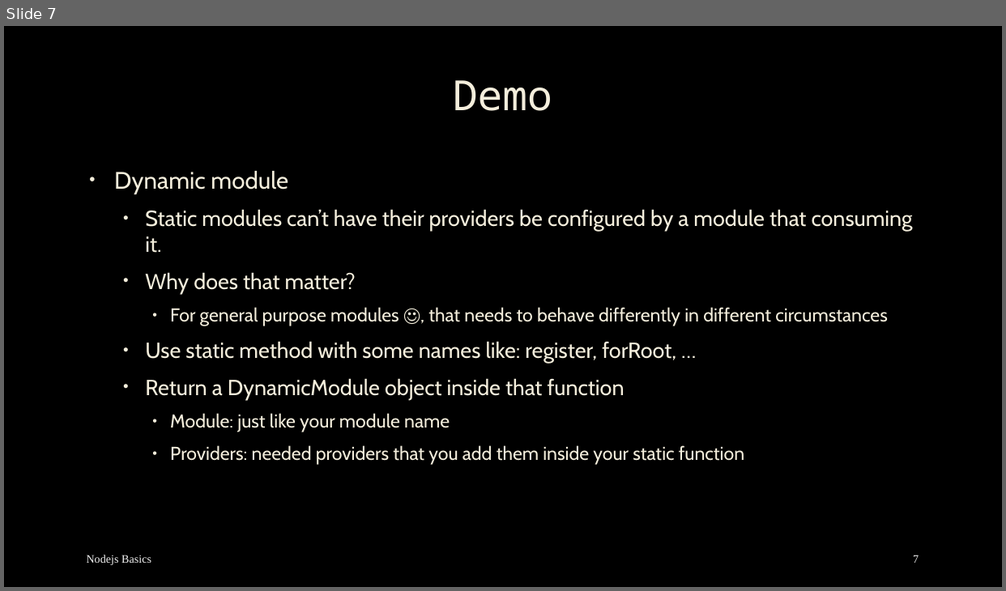
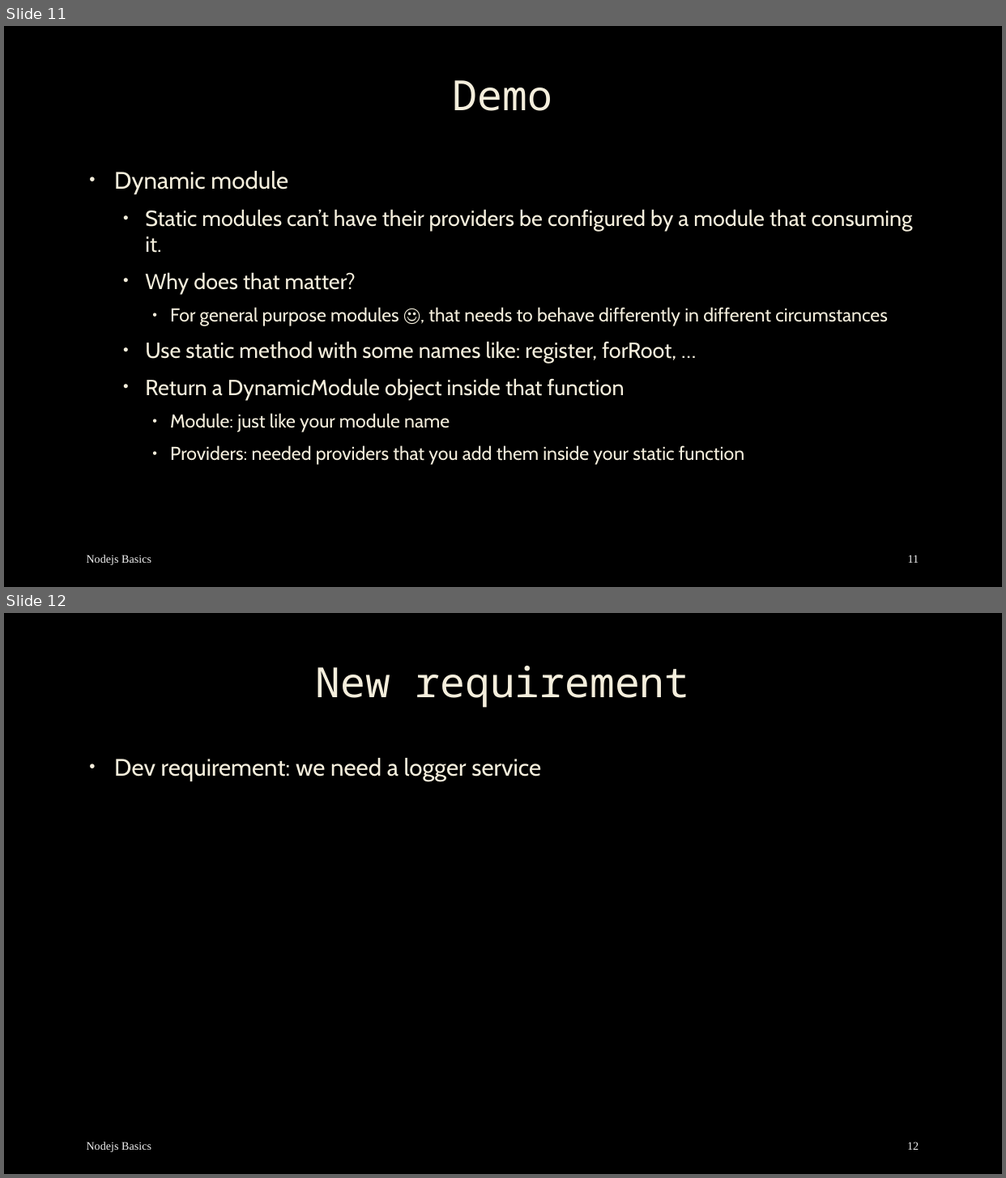
Before and after one commit to mostafa8026/nestjs-course, a slide deck: nestjs/nestjs-04.pptx. Shown one above the other, each under a label of ours: slide 7 before the commit, slides 11 and 12 after it. The pictures are 1006x591 and 1006x1178 pixels, drawn with LibreOffice and Linux fonts; fonts in the diff are those of the drawing; background and template pictures are left out. Boxes give left, top, right and bottom in pixels: in the first picture for what was removed or moved away, otherwise in the second. Text is boxed around its words. In the diff, an @@ line names an element or a change of style, - is before the commit and + after.

```diff
--- a/nestjs/nestjs-04.pptx
+++ b/nestjs/nestjs-04.pptx
@@ slide 12 added at (4,613,1002,1174), background picture (left out) @@
@@ title added at (316,666,690,708), 40 pt, text #F4EEDC @@
+New requirement
@@ text added at (114,758,541,781), 23 pt, text #F4EEDC @@
+• Dev requirement: we need a logger service
@@ text added at (87,1142,151,1152), 11 pt, text #F2F2F2 @@
+Nodejs Basics
@@ page number added at (907,1142,918,1150), 11 pt, text #F2F2F2 @@
+12
@@ what was slide 7 is now slide 11 @@
@@ page number at (908,555,919,563): text changed @@
-7
+11
```
Also in this commit, not shown: 5 slides changed, 5 other slides added, 49 other files.
